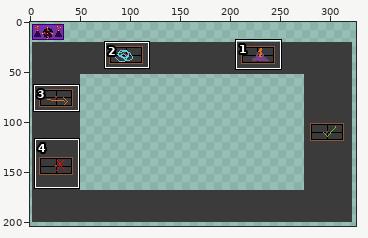
A sprite sheet gets an edit: assets/textures/finalize.png. Above: a wide view before the commit, with the close-up outlined.
Close-up. Before the edit:
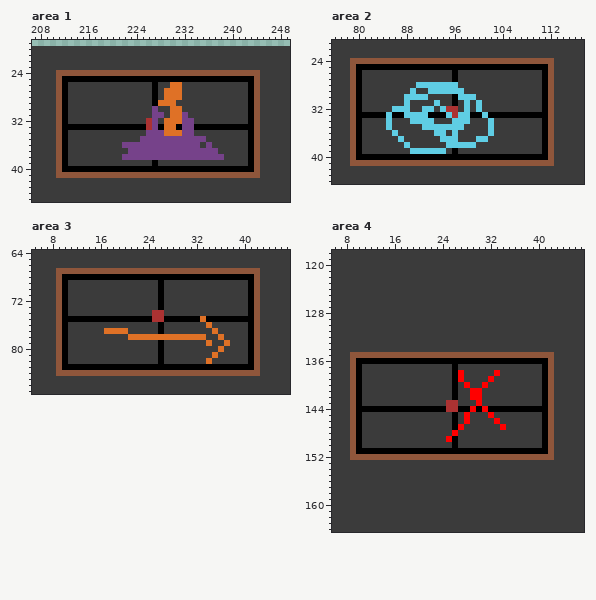
The file is 512x256 pixels. Shown: area 1: x 207..249, y 19..45; area 2: x 76..117, y 21..44; area 3: x 5..47, y 64..87; area 4: x 6..47, y 118..164. The wide view leaves out empty margins. The commit also changed other parts of the picture, which this record leaves out.
After:
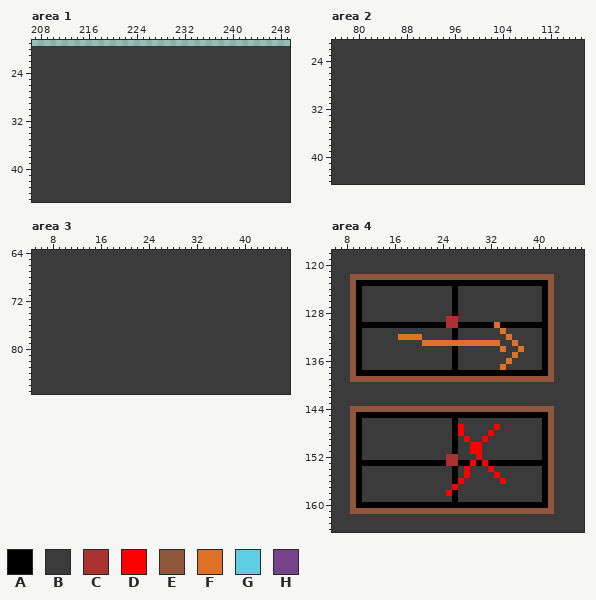
Palette (. is transparent): A #000000  B #3b3b3b  C #ac3232  D #ff0000  E #8f563b  F #df7126  G #5fcde4  H #76428a
The exact change:
Changed rows in their new state; - is an unchanged pixel.
Area 1:
first column x 211:
24 BBBBBBBBBBBBBBBBBBBBBBBBBBBBBBBBBB
25 BBBBBBBBBBBBBBBBBBBBBBBBBBBBBBBBBB
26 BB--------------B--BB-----------BB
27 BB--------------B-BBB-----------BB
28 BB--------------B-BBB-----------BB
29 BB--------------BBBB------------BB
30 BB--------------B--BB-----------BB
31 BB--------------BB-BBB----------BB
32 BB-------------BB-BBBBB---------BB
33 BBBBBBBBBBBBBBBBBBBBBBBBBBBBBBBBBB
34 BB-------------BBBBBBBB---------BB
35 BB------------BBBBBBBBBBB-------BB
36 BB---------BBBBBBBBBBBBB-B------BB
37 BB----------BBBBBBBBBBBBBBB-----BB
38 BB---------BBBBBBBBBBBBBBBBB----BB
39 BB--------------B---------------BB
40 BBBBBBBBBBBBBBBBBBBBBBBBBBBBBBBBBB
41 BBBBBBBBBBBBBBBBBBBBBBBBBBBBBBBBBB
Area 2:
first column x 79:
24 BBBBBBBBBBBBBBBBBBBBBBBBBBBBBBBBBB
25 BBBBBBBBBBBBBBBBBBBBBBBBBBBBBBBBBB
26 BB---------------B--------------BB
27 BB---------------B--------------BB
28 BB---------BBBBBBB--------------BB
29 BB--------B--BBBBBB-------------BB
30 BB-------BBBB----BBBB-----------BB
31 BB-------B----B--B-B-B----------BB
32 BB-----BBB--BB-BBB-B-B----------BB
33 BBBBBBBBBBBBBBBBBBBBBBBBBBBBBBBBBB
34 BB----B---BBBB---BBB---B--------BB
35 BB----B-----BBBBBBB----B--------BB
36 BB-----B------BB-B-----B--------BB
37 BB------B------BBB---BB---------BB
38 BB-------B------BBBBB-----------BB
39 BB--------BBBBBB-B--------------BB
40 BBBBBBBBBBBBBBBBBBBBBBBBBBBBBBBBBB
41 BBBBBBBBBBBBBBBBBBBBBBBBBBBBBBBBBB
Area 3:
first column x 9:
67 BBBBBBBBBBBBBBBBBBBBBBBBBBBBBBBBBB
68 BBBBBBBBBBBBBBBBBBBBBBBBBBBBBBBBBB
69 BB---------------B--------------BB
70 BB---------------B--------------BB
71 BB---------------B--------------BB
72 BB---------------B--------------BB
73 BB---------------B--------------BB
74 BB--------------BB--------------BB
75 BBBBBBBBBBBBBBBBBBBBBBBBBBBBBBBBBB
76 BB---------------B-------B------BB
77 BB------BBBB-----B--------B-----BB
78 BB----------BBBBBBBBBBBBB--B----BB
79 BB---------------B-------B--B---BB
80 BB---------------B---------B----BB
81 BB---------------B--------B-----BB
82 BB---------------B-------B------BB
83 BBBBBBBBBBBBBBBBBBBBBBBBBBBBBBBBBB
84 BBBBBBBBBBBBBBBBBBBBBBBBBBBBBBBBBB
Area 4:
first column x 9:
122 EEEEEEEEEEEEEEEEEEEEEEEEEEEEEEEEEE
123 EAAAAAAAAAAAAAAAAAAAAAAAAAAAAAAAAE
124 EA---------------A--------------AE
125 EA---------------A--------------AE
126 EA---------------A--------------AE
127 EA---------------A--------------AE
128 EA---------------A--------------AE
129 EA--------------CC--------------AE
130 EAAAAAAAAAAAAAAACCAAAAAAFAAAAAAAAE
131 EA---------------A-------F------AE
132 EA------FFFF-----A--------F-----AE
133 EA----------FFFFFFFFFFFFF--F----AE
134 EA---------------A-------F--F---AE
135 -ABBBBBBBBBBBBBBBABBBBBBBBBFBBBBA-
136 --BBBBBBBBBBBBBBB-BBBBBBBBFBBBBB--
137 -------------------------F--------
138 --AAAAAAAAAAAAAAA-AAAAAAAAAAAAAA--
139 -EEEEEEEEEEEEEEEEEEEEEEEEEEEEEEEE-
140 BB---------------B-B--B---------BB
141 BB---------------B--BB----------BB
142 BB---------------B--BB----------BB
143 BB--------------BB---B----------BB
144 -EEEEEEEEEEEEEEEEEEEEEEEEEEEEEEEE-
145 --AAAAAAAAAAAAAAA-AAAAAAAAAAAAAA--
146 -------------------B----B---------
147 ------------------------DB--------
148 -----------------AD----D----------
149 ----------------B--D--D-----------
150 --------------------DD------------
151 --BBBBBBBBBBBBBBB-BBDDBBBBBBBBBB--
152 -ABBBBBBBBBBBBBBCCBBBDBBBBBBBBBBA-
153 EAAAAAAAAAAAAAAACCAADADAAAAAAAAAAE
154 EA---------------A-D---D--------AE
155 EA---------------A-D----D-------AE
156 EA---------------AD------D------AE
157 EA---------------D--------------AE
158 EA--------------DA--------------AE
159 EA---------------A--------------AE
160 EAAAAAAAAAAAAAAAAAAAAAAAAAAAAAAAAE
161 EEEEEEEEEEEEEEEEEEEEEEEEEEEEEEEEEE
Where, in picture pixels (left, top, right, bottom), the same in both close-ups:
changed: (56, 70, 260, 178)
changed: (350, 58, 554, 166)
changed: (56, 268, 260, 376)
changed: (350, 274, 554, 514)
